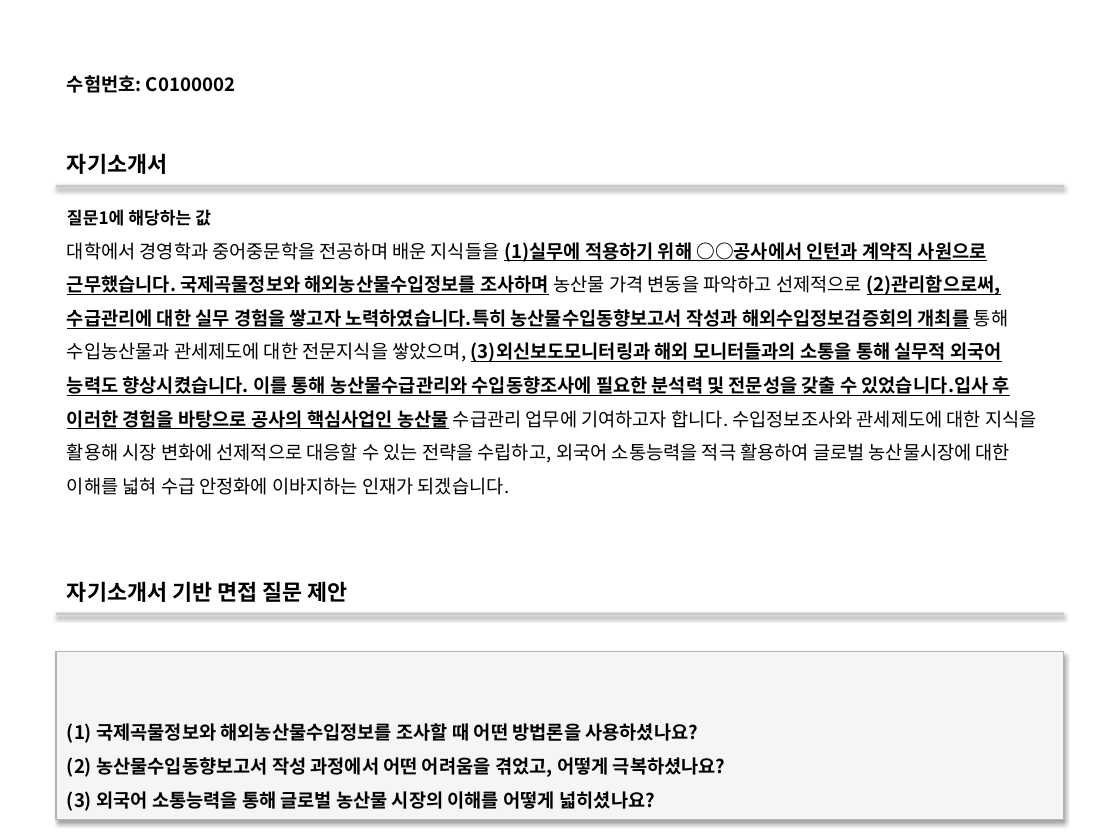
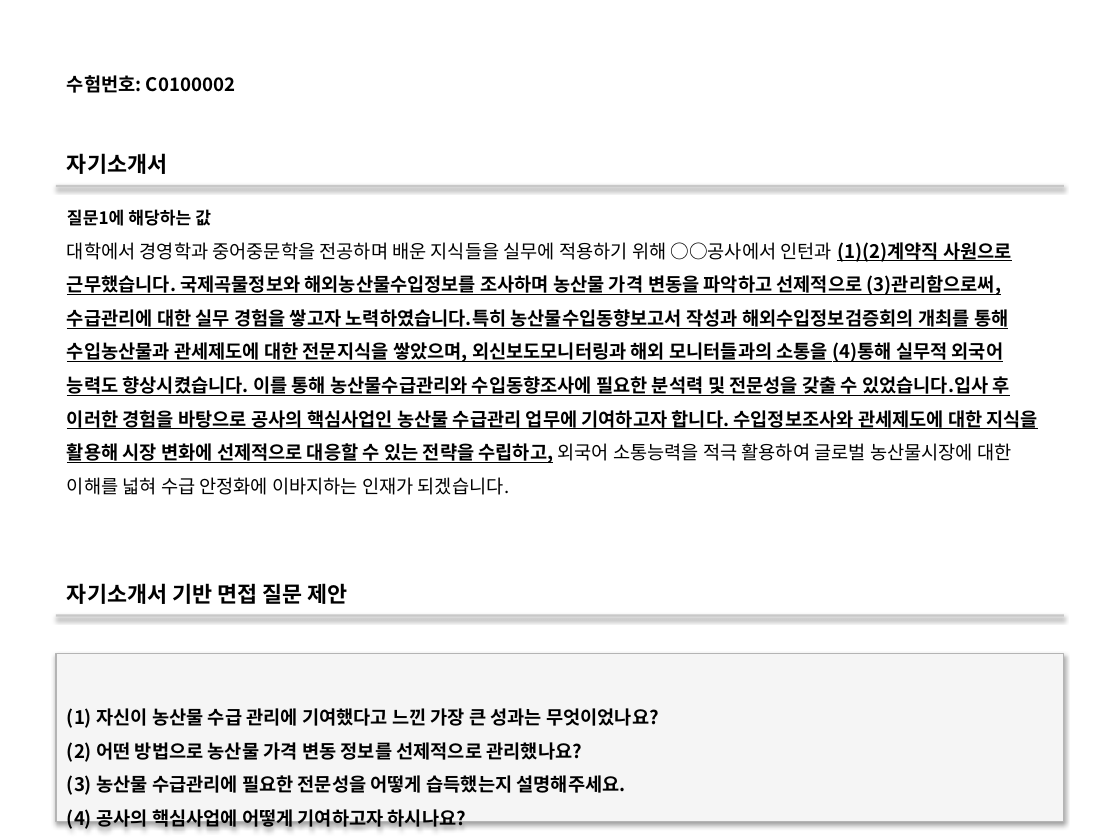
Before and after one commit to DaeGul2/isbr-auto-questionnaire, a slide deck: slide 5 of ppt_auto/test.pptx (slide 4 before the commit). Drawn at 1120x840 pixels with LibreOffice and Linux fonts; fonts in the diff are those of the drawing. Boxes give left, top, right and bottom in pixels: in the first picture for what was removed or moved away, otherwise in the second. Text is boxed around its words. In the diff, an @@ line names an element or a change of style, - is before the commit and + after.

```diff
--- a/ppt_auto/test.pptx
+++ b/ppt_auto/test.pptx
@@ text at (67, 242, 1038, 463): text changed @@
-대학에서 경영학과 중어중문학을 전공하며 배운 지식들을 (1)실무에 적용하기 위해 ○○공사에서 인턴과 계약직 사원으로 근무했습니다. 국제곡물정보와 해외농산물수입정보를 조사하며 농산물 가격 변동을 파악하고 선제적으로 (2)관리함으로써, 수급관리에 대한 실무 경험을 쌓고자 노력하였습니다.특히 농산물수입동향보고서 작성과 해외수입정보검증회의 개최를 통해 수입농산물과 관세제도에 대한 전문지식을 쌓았으며, (3)외신보도모니터링과 해외 모니터들과의 소통을 통해 실무적 외국어 능력도 향상시켰습니다. 이를 통해 농산물수급관리와 수입동향조사에 필요한 분석력 및 전문성을 갖출 수 있었습니다.입사 후 이러한 경험을 바탕으로 공사의 핵심사업인 농산물 수급관리 업무에 기여하고자 합니다. 수입정보조사와 관세제도에 대한 지식을 활용해 시장 변화에 선제적으로 대응할 수 있는 전략을 수립하고, 외국어 소통능력을 적극 활용하여 글로벌 농산물시장에 대한 이해를 넓혀 수급 안정화에 이바지하는 인재가 되겠습니다.
+대학에서 경영학과 중어중문학을 전공하며 배운 지식들을 실무에 적용하기 위해 ○○공사에서 인턴과 (1)(2)계약직 사원으로 근무했습니다. 국제곡물정보와 해외농산물수입정보를 조사하며 농산물 가격 변동을 파악하고 선제적으로 (3)관리함으로써, 수급관리에 대한 실무 경험을 쌓고자 노력하였습니다.특히 농산물수입동향보고서 작성과 해외수입정보검증회의 개최를 통해 수입농산물과 관세제도에 대한 전문지식을 쌓았으며, 외신보도모니터링과 해외 모니터들과의 소통을 (4)통해 실무적 외국어 능력도 향상시켰습니다. 이를 통해 농산물수급관리와 수입동향조사에 필요한 분석력 및 전문성을 갖출 수 있었습니다.입사 후 이러한 경험을 바탕으로 공사의 핵심사업인 농산물 수급관리 업무에 기여하고자 합니다. 수입정보조사와 관세제도에 대한 지식을 활용해 시장 변화에 선제적으로 대응할 수 있는 전략을 수립하고, 외국어 소통능력을 적극 활용하여 글로벌 농산물시장에 대한 이해를 넓혀 수급 안정화에 이바지하는 인재가 되겠습니다.
@@ text in rectangle at (67, 708, 659, 831): text changed @@
-(1) 국제곡물정보와 해외농산물수입정보를 조사할 때 어떤 방법론을 사용하셨나요?
-(2) 농산물수입동향보고서 작성 과정에서 어떤 어려움을 겪었고, 어떻게 극복하셨나요?
-(3) 외국어 소통능력을 통해 글로벌 농산물 시장의 이해를 어떻게 넓히셨나요?
+(1) 자신이 농산물 수급 관리에 기여했다고 느낀 가장 큰 성과는 무엇이었나요?
+(2) 어떤 방법으로 농산물 가격 변동 정보를 선제적으로 관리했나요?
+(3) 농산물 수급관리에 필요한 전문성을 어떻게 습득했는지 설명해주세요.
+(4) 공사의 핵심사업에 어떻게 기여하고자 하시나요?
```
Also in this commit, not shown: 5 other slides changed, 6 slides added, 12 other files.
